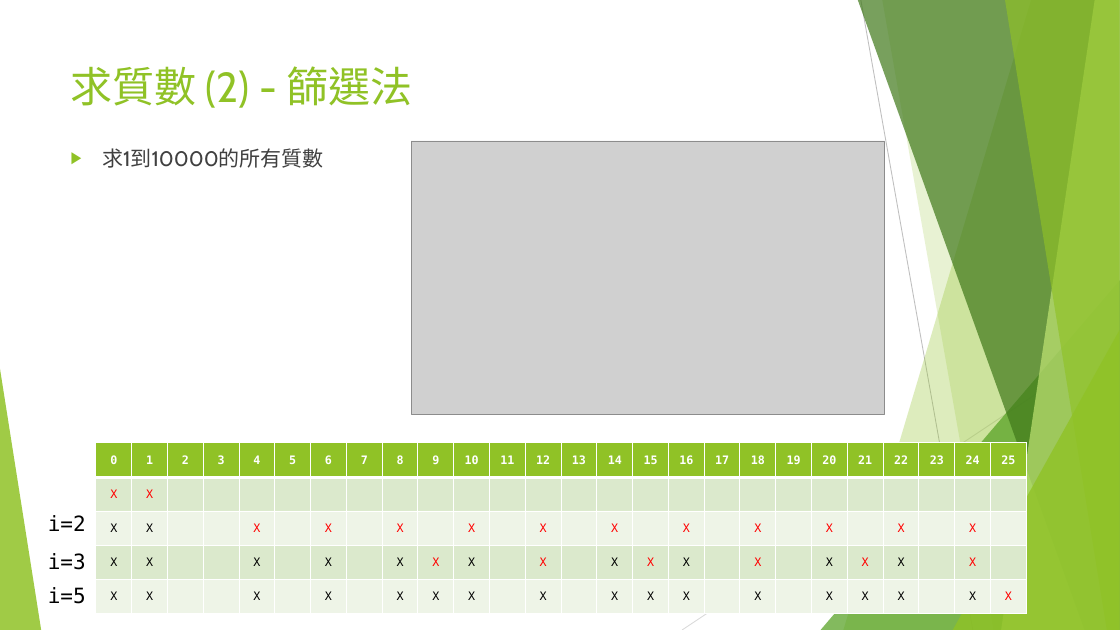
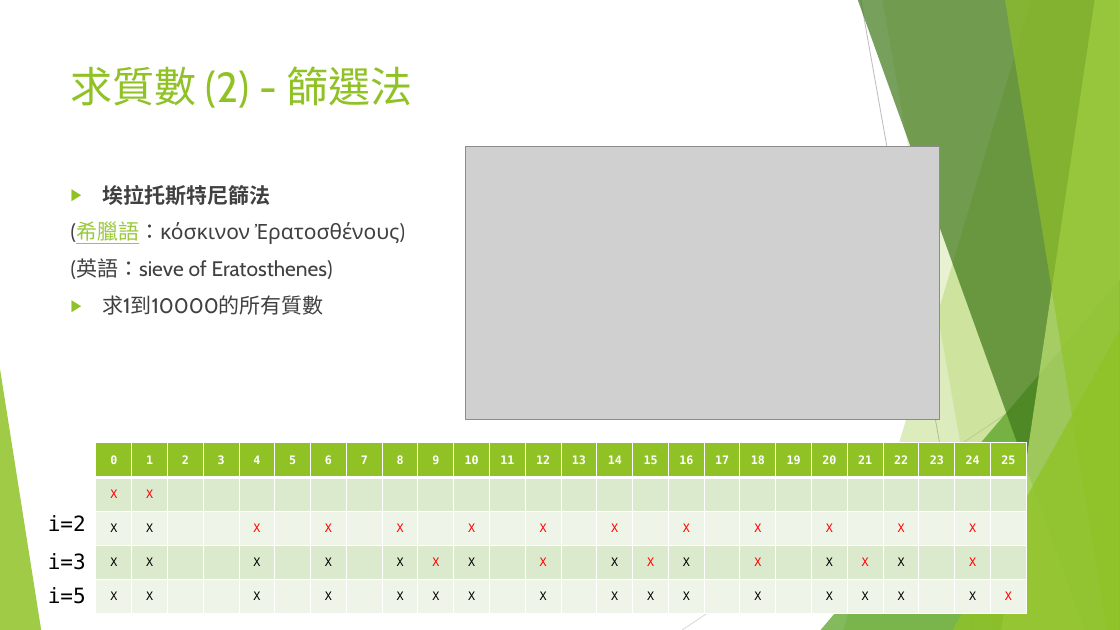
Before and after one commit to d823944/Python4Us, a slide deck: slide 10 of Slide_APCS/CH5 暴力法 (Brute Force).pptx. Drawn at 1120x630 pixels with LibreOffice and Linux fonts; fonts in the diff are those of the drawing; grey boxes stand for pictures. Boxes give left, top, right and bottom in pixels: in the first picture for what was removed or moved away, otherwise in the second. Text is boxed around its words. In the diff, an @@ line names an element or a change of style, - is before the commit and + after.

```diff
--- a/Slide_APCS/CH5 暴力法 (Brute Force).pptx
+++ b/Slide_APCS/CH5 暴力法 (Brute Force).pptx
@@ picture: place and size @@
-picture at bbox=[411, 141, 885, 414]
+picture at bbox=[465, 147, 939, 420]
@@ text at bbox=[71, 185, 405, 279]: paragraphs added @@
+▶ 埃拉托斯特尼篩法
+(希臘語：κόσκινον Ἐρατοσθένους)
+(英語：sieve of Eratosthenes)
```
Also in this commit, not shown: 1 other slide changed.
